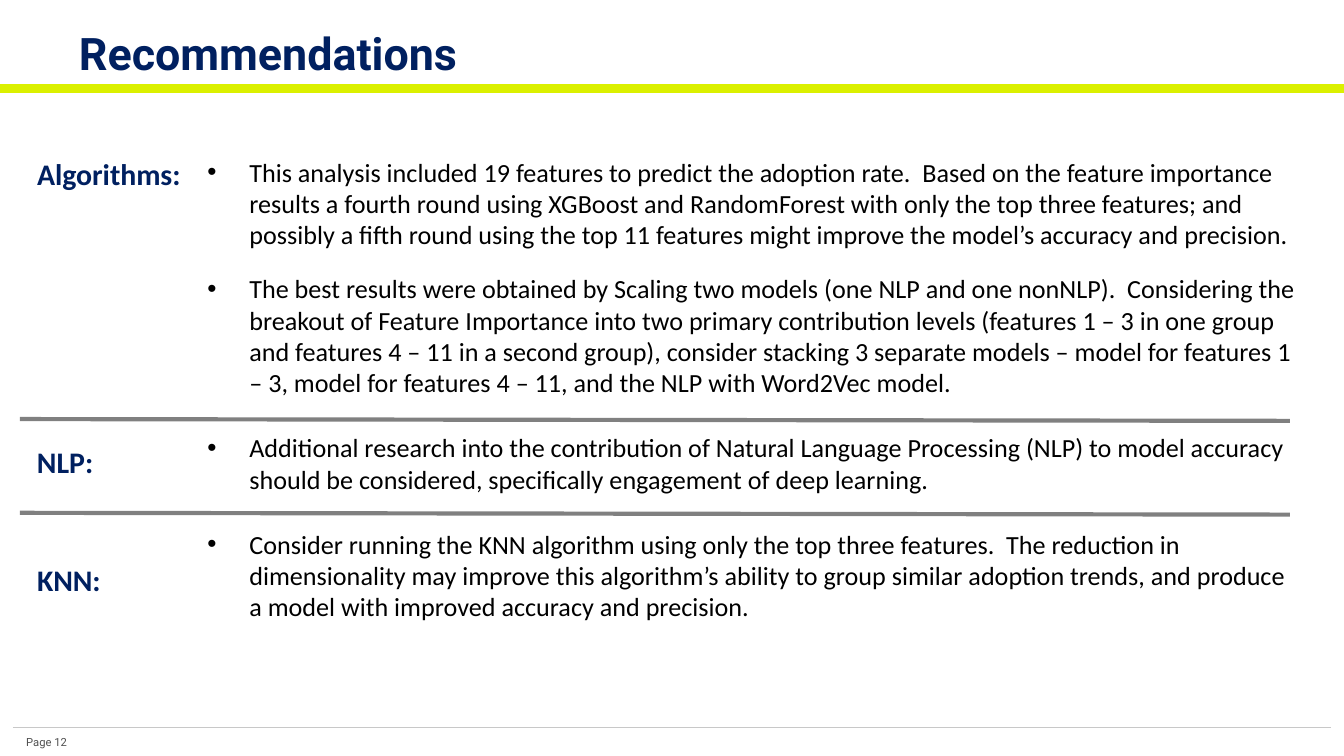
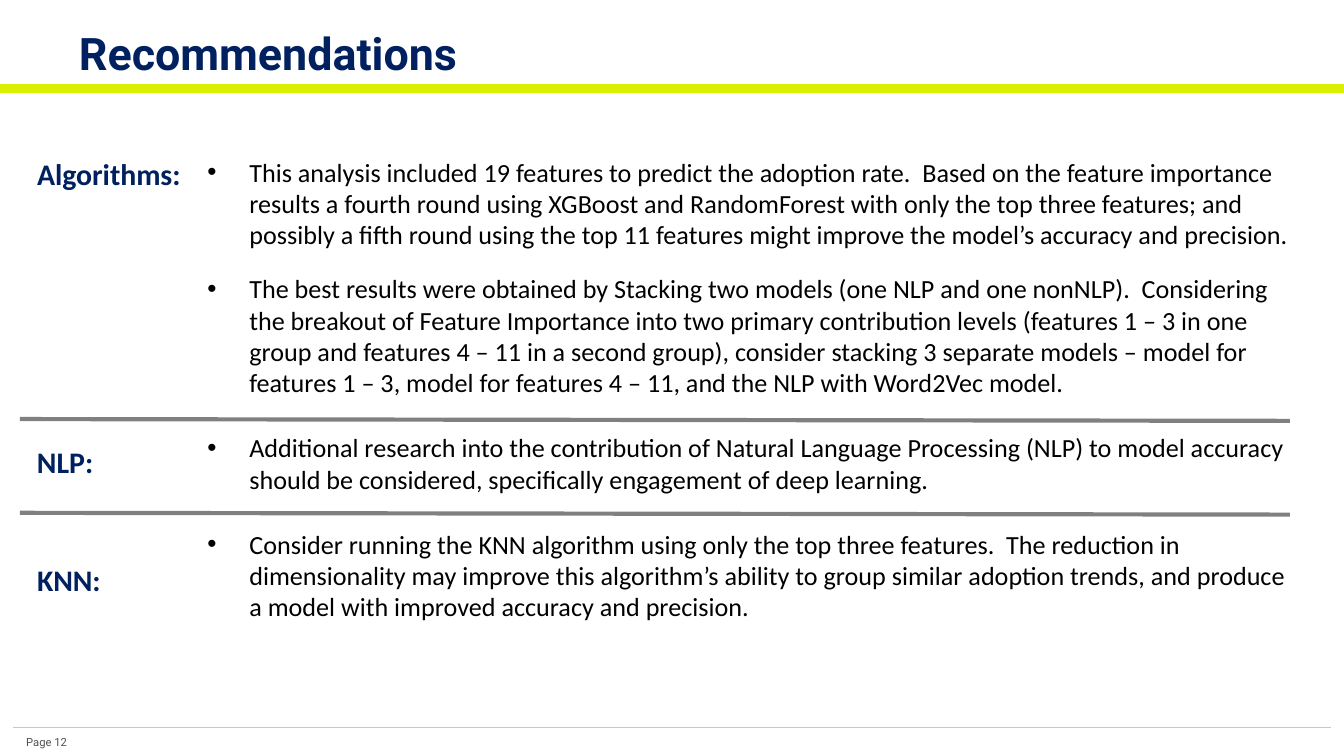
Before and after one commit to krpopkin/CapstoneProject2Repository, a slide deck: slide 12 of 05 Final Report/Project 2 - Final Report.pptx. Drawn at 1344x756 pixels with LibreOffice and Linux fonts; fonts in the diff are those of the drawing. Boxes give left, top, right and bottom in pixels: in the first picture for what was removed or moved away, otherwise in the second. Text is boxed around its words. In the diff, an @@ line names an element or a change of style, - is before the commit and + after.

```diff
--- a/05 Final Report/Project 2 - Final Report.pptx
+++ b/05 Final Report/Project 2 - Final Report.pptx
@@ text at box(249, 279, 1268, 395): text changed @@
-• The best results were obtained by Scaling two models (one NLP and one nonNLP). Considering the breakout of Feature Importance into two primary contribution levels (features 1 – 3 in one group and features 4 – 11 in a second group), consider stacking 3 separate models – model for features 1 – 3, model for features 4 – 11, and the NLP with Word2Vec model.
+• The best results were obtained by Stacking two models (one NLP and one nonNLP). Considering the breakout of Feature Importance into two primary contribution levels (features 1 – 3 in one group and features 4 – 11 in a second group), consider stacking 3 separate models – model for features 1 – 3, model for features 4 – 11, and the NLP with Word2Vec model.
```
Also in this commit, not shown: 3 other slides changed, 26 other files.
